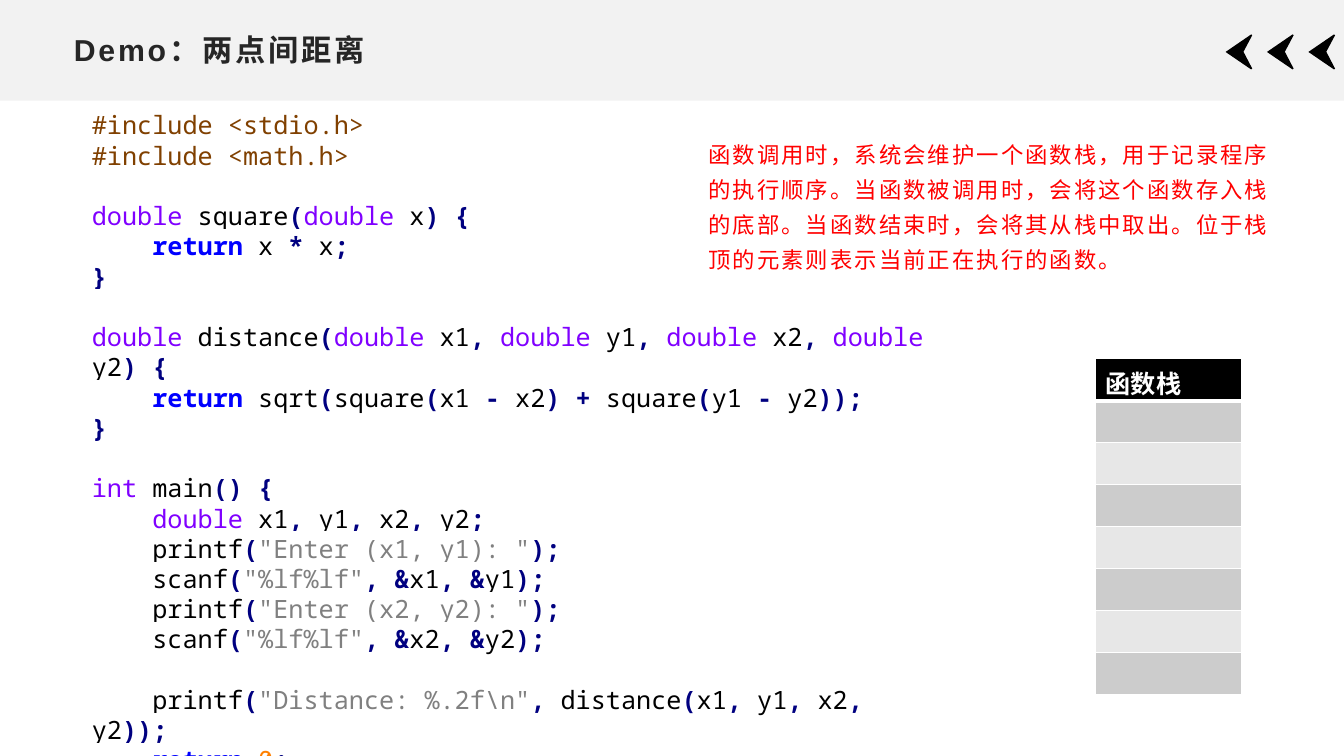
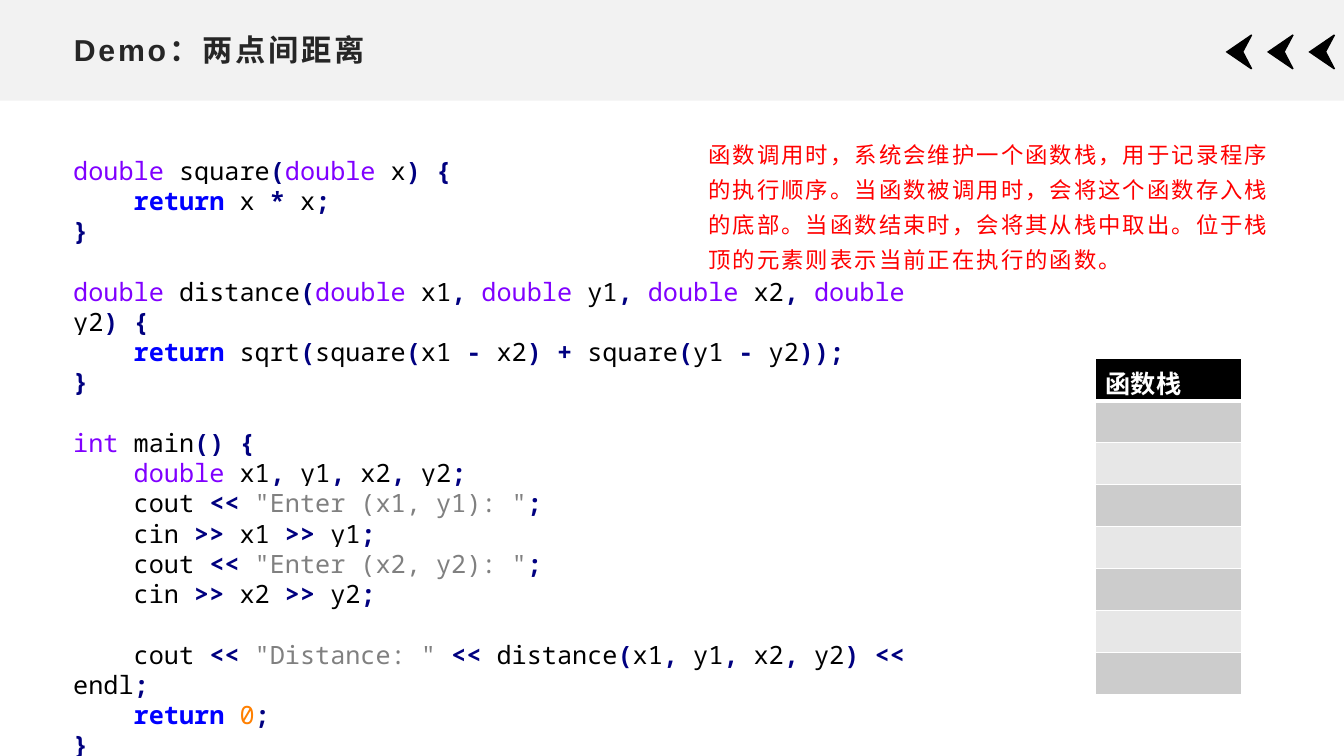
Before and after one commit to xdai02/C_Plus_Plus, a slide deck: slide 9 of slides/Chapter5.pptx. Drawn at 1344x756 pixels with LibreOffice and Linux fonts; fonts in the diff are those of the drawing. Boxes give left, top, right and bottom in pixels: in the first picture for what was removed or moved away, otherwise in the second. Text is boxed around its words. In the diff, an @@ line names an element or a change of style, - is before the commit and + after.

```diff
--- a/slides/Chapter5.pptx
+++ b/slides/Chapter5.pptx
@@ text at (92,115,364,166): paragraphs removed @@
-#include <stdio.h>
-#include <math.h>
@@ text "double square(double x) {": place and size @@
-text "double square(double x) {" at (92,115,924,743)
+text "double square(double x) {" at (73,161,905,725)
@@ text "double square(double x) {" at (73,161,905,725): alignment left to justified @@
@@ text at (73,494,859,698): text changed; text colour #808080 to #000000 @@
-printf("Enter (x1, y1): ");
-scanf("%lf%lf", &x1, &y1);
-printf("Enter (x2, y2): ");
-scanf("%lf%lf", &x2, &y2);
-printf("Distance: %.2f\n", distance(x1, y1, x2, y2));
+cout << "Enter (x1, y1): ";
+cin >> x1 >> y1;
+cout << "Enter (x2, y2): ";
+cin >> x2 >> y2;
+cout << "Distance: " << distance(x1, y1, x2, y2) << endl;
```
Also in this commit, not shown: 27 other slides changed, 9 other files.
